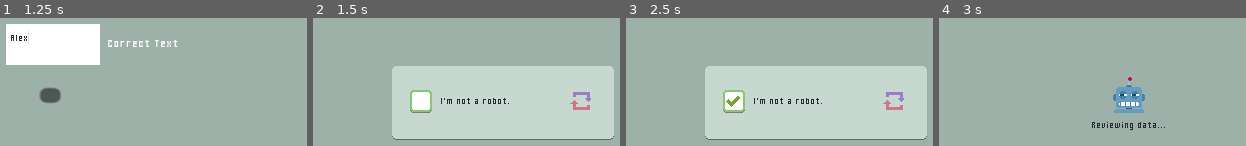
Above: before the commit, frames 1-4 (left to right).
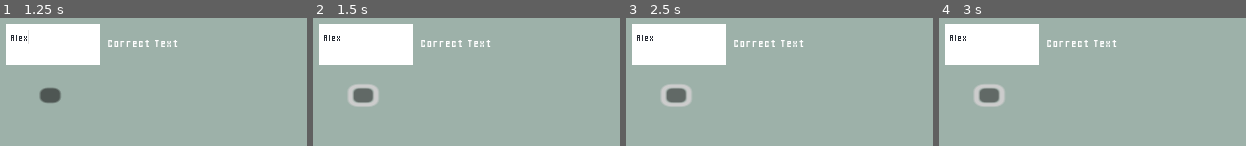
Above: after the commit, the same moments.

Repository: Difio3333/imnotarobot
Game: Godot game, scene res://world/World.tscn
Same seed, same stepped clock (60 frames per second), same inputs: the game is played once before the commit and once after it.
Inputs (mouse positions are in pixels of both pictures, inside the frame that each line leads up to; where the layout moved, square brackets give the same spot in the first picture):
- Up to frame 1 (1.25 s): click (52, 44) at 0.52 s; type "Alex" at 0.6 s
- Up to frame 2 (1.5 s): click (362, 94) at 1.25 s
- Up to frame 3 (2.5 s): click (675, 94) [733, 101] at 2 s
- Up to frame 4 (3 s): click (988, 94) at 2.77 s

Frame 1 is identical in both runs. In frame 2, 54% of the frame differs, in the area x 1-99%, y 4-96%; in frame 3, 54%; in frame 4, 14%.

Commit message:
check text

Diff:
--- a/scripts/level_2_script.gd
+++ b/scripts/level_2_script.gd
@@ -1,7 +1,7 @@
 extends Node2D
 
 @onready var captcha_text_in: TextEdit = $Control/CaptchaTextIn2
-
+@export var check_text: String = "Hello"
 # Called when the node enters the scene tree for the first time.
 func _ready() -> void:
 	pass # Replace with function body.
@@ -13,7 +13,8 @@
 
 
 func _on_button_pressed() -> void:
-	if captcha_text_in.text == "32sdfj47HR":
+	if captcha_text_in.text == check_text:
 		Messenger.emit_signal("LEVEL_WIN")
 	else:
-		Messenger.emit_signal("LEVEL_LOSE")
+		print("You lose!")
+		#Messenger.emit_signal("LEVEL_LOSE")
